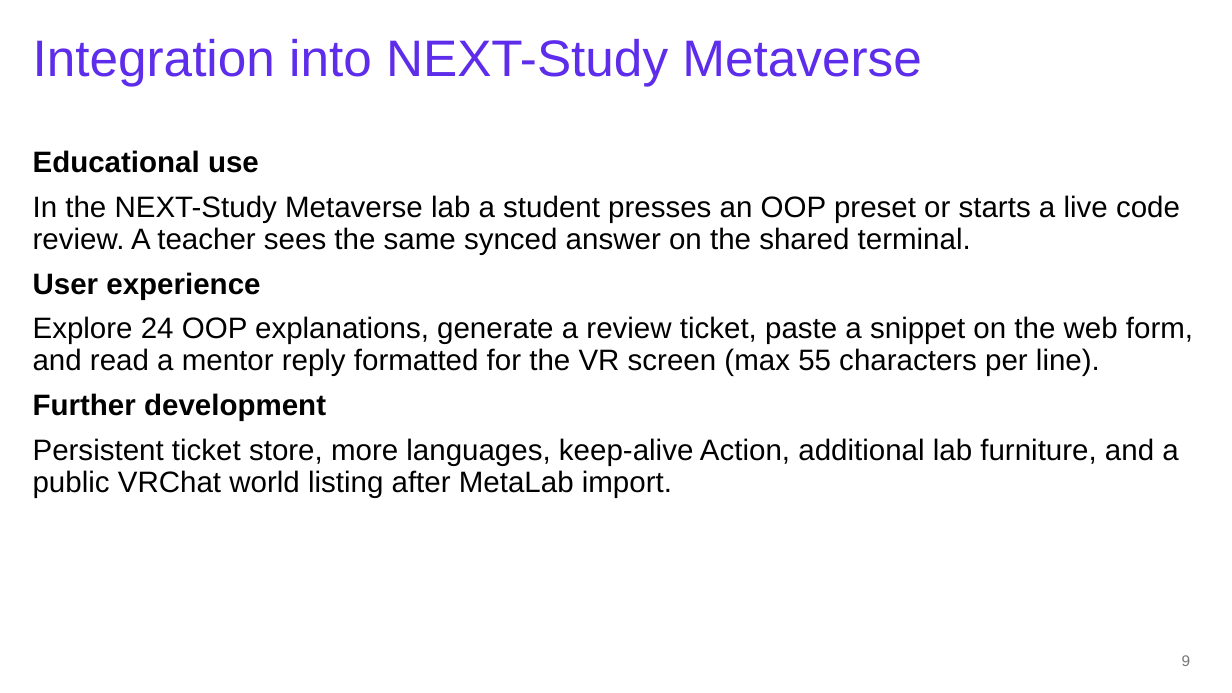
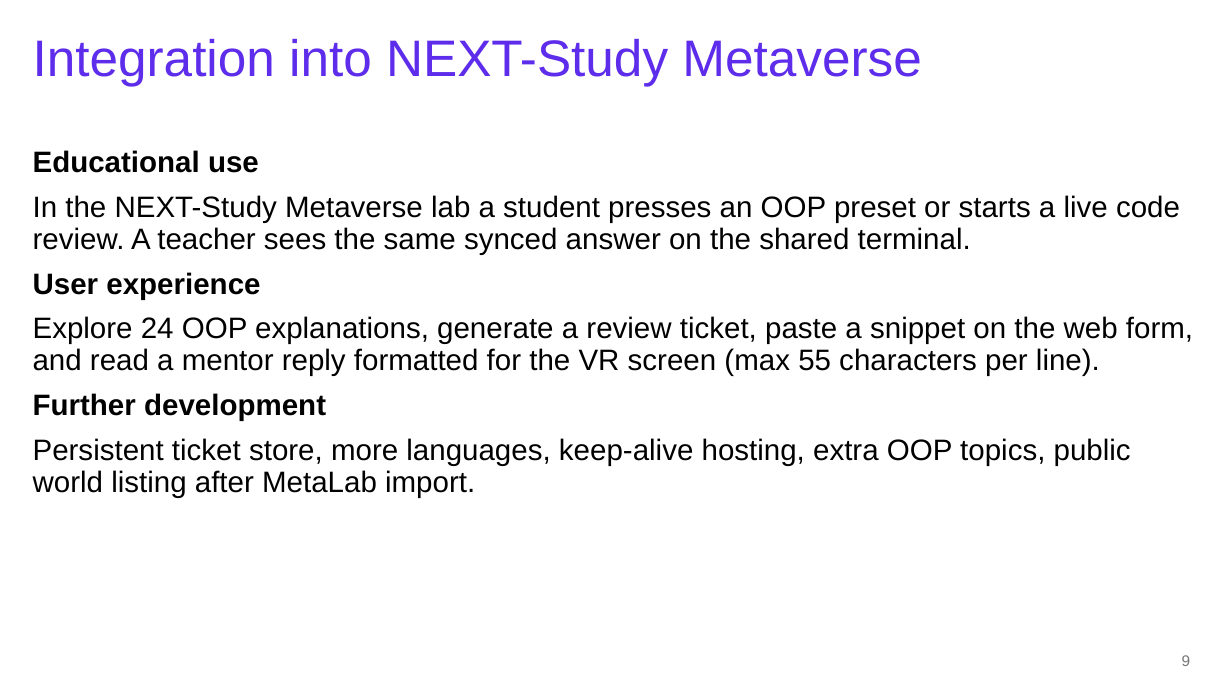
Before and after one commit to mamenkomarkus-creator/CodeSensei, a slide deck: slide 9 of presentation-materials/CodeSensei-NEXT-presentation.pptx. Drawn at 1232x693 pixels with LibreOffice and Linux fonts; fonts in the diff are those of the drawing; background and template pictures are left out. Boxes give left, top, right and bottom in pixels: in the first picture for what was removed or moved away, otherwise in the second. Text is boxed around its words. In the diff, an @@ line names an element or a change of style, - is before the commit and + after.

```diff
--- a/presentation-materials/CodeSensei-NEXT-presentation.pptx
+++ b/presentation-materials/CodeSensei-NEXT-presentation.pptx
@@ text at (33, 438, 1131, 497): text changed @@
-Persistent ticket store, more languages, keep-alive Action, additional lab furniture, and a public VRChat world listing after MetaLab import.
+Persistent ticket store, more languages, keep-alive hosting, extra OOP topics, public world listing after MetaLab import.
```
Also in this commit, not shown: 5 other slides changed, 13 other files.
